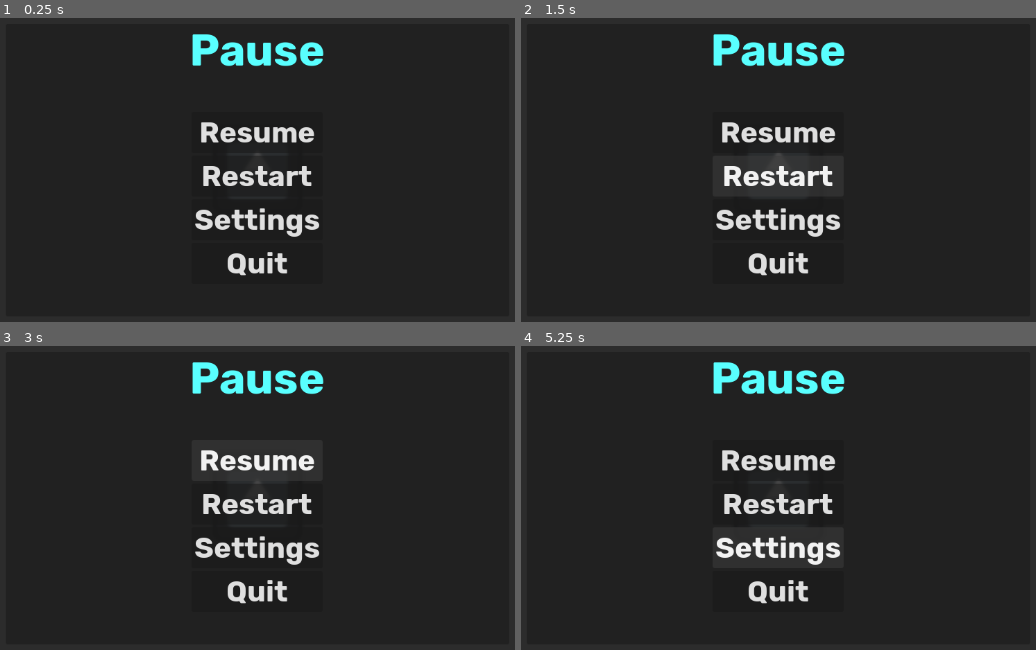
Above: before the commit, frames 1-4 (two rows, left to right).
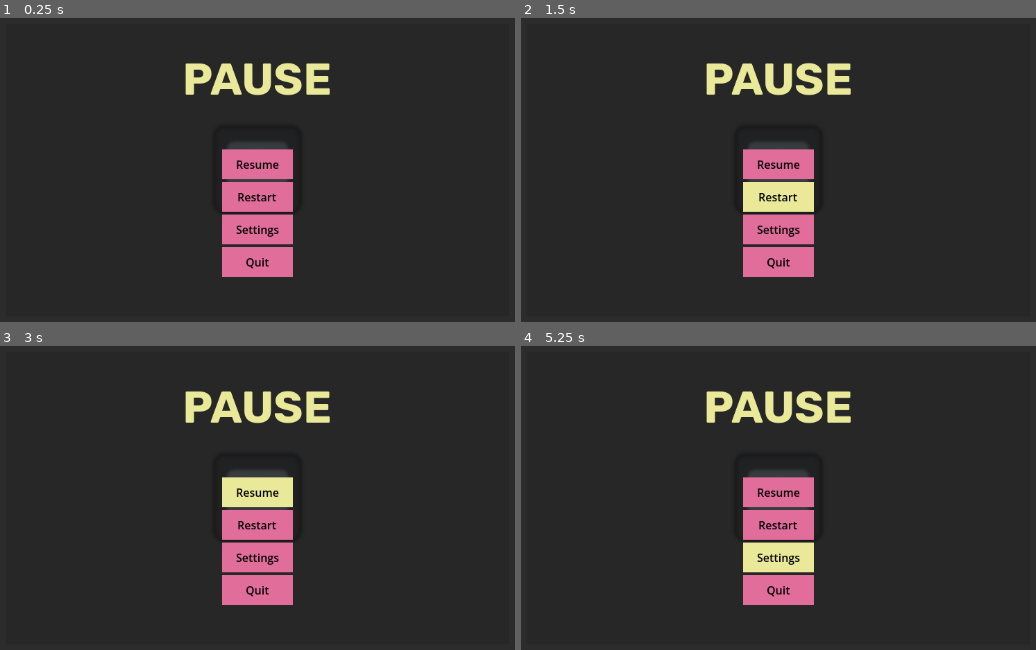
Above: after the commit, the same moments.

Repository: FabienSchmitt/EmptyUI
Game: Godot game, scene res://scenes/main/main.tscn
Same seed, same stepped clock (60 frames per second), same inputs: the game is played once before the commit and once after it. The project has no main scene, so this scene is started directly. The engine's default icon, where the game draws it, is replaced by a stand-in: a white triangle on a blue panel in a dark square.
Inputs:
- Up to frame 1 (0.25 s): no input
- Up to frame 2 (1.5 s): click "Restart" at 0.5 s; click "Restart" at 1.25 s
- Up to frame 3 (3 s): click "Restart" at 2 s; click "Resume" at 2.75 s
- Up to frame 4 (5.25 s): click "Resume" at 3.5 s; click "Resume" at 4.25 s; click "Settings" at 5 s

The runs differ from the first frame. In frame 1, 11% of the frame differs, in the area x 35-65%, y 5-86%; in frame 2, 11%; in frame 3, 10%; in frame 4, 11%.

Commit message:
tweeking theme

Diff:
--- a/scenes/ui/pause_screen.tscn
+++ b/scenes/ui/pause_screen.tscn
@@ -41,15 +41,17 @@
 offset_bottom = 211.0
 grow_horizontal = 2
 grow_vertical = 2
+theme = ExtResource("2_fvuwu")
 
 [node name="VBoxContainer" type="VBoxContainer" parent="UIPanelContainer" unique_id=1510084760]
 layout_mode = 2
 
 [node name="Label" type="Label" parent="UIPanelContainer/VBoxContainer" unique_id=1932850534]
+custom_minimum_size = Vector2(0, 120)
 layout_mode = 2
 theme = ExtResource("2_fvuwu")
 theme_type_variation = &"Title"
-text = "Pause"
+text = "PAUSE"
 horizontal_alignment = 1
 vertical_alignment = 1
 
Binary file changed: resources/themes/main.theme
